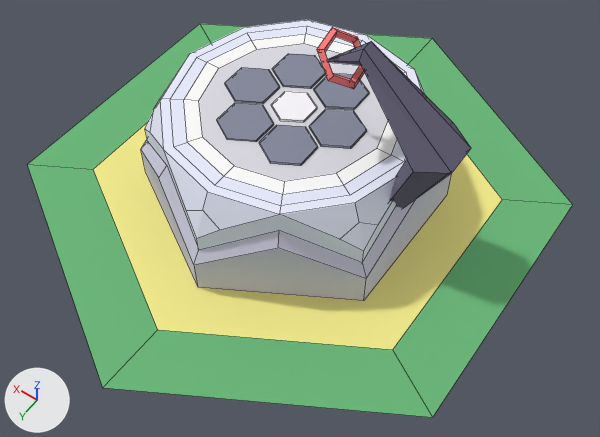
A saved change to the Blender file automancy/models/tiles/basic/files/assembler.blend.
Before and after are seen from a camera (50 mm lens) standing at (-1.162, 1.593, 2.318) and looking at (-0.183, 0.223, 0.164). The lights are fixed; the arrows at lower left show +X, +Y and +Z. Mesh edges are drawn as thin lines.

The first picture shows '0-base', '1-top', '2-table', '2-table-deco', '2-table-ring', '2-table-top', '3-table-arm', '3-table-top-deco', '3-table-top-deco-center', '4-ring'.
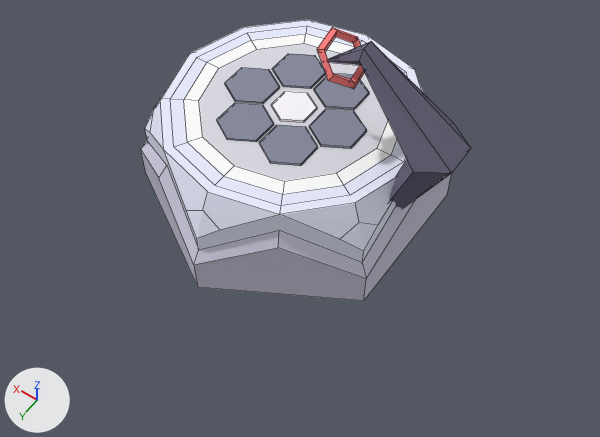
Location of each change, (x1, y1, x2, y2) in pixels of the pictures (600 x 437 px):
'0-base', deleted (green): before (27, 24, 573, 417)
'1-top', deleted (yellow): before (93, 122, 502, 350)

What the commit changed:
Object '1-top' (ob_1_top) is deleted.
Object '0-base' (ob_0_base) is deleted.
